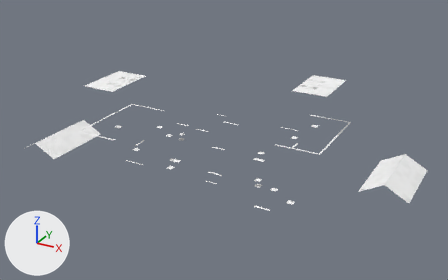
What one commit did to the glTF model crates/client/assets/models/pithead/pithead_snow.glb.
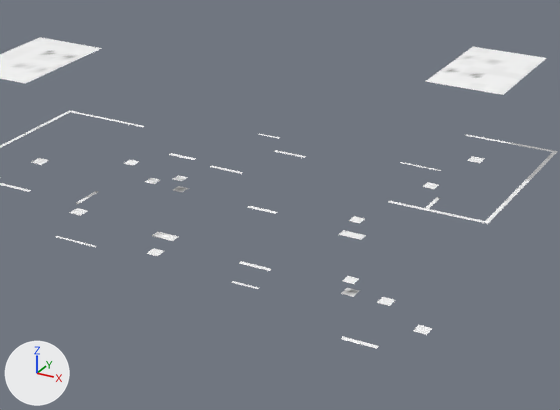
Each version is shown whole from a 50 mm lens placed at (53.1, -93.8, 52.6), pointed at (1.7, -0.3, 5.9), then close up on the part from 22% to 79% of the width and 19% to 85% of the height. The axes (+X, +Y, +Z) are drawn at lower left. The lights are the same throughout. The first two pictures are the older version. Vertices at exactly the same position are counted once.

The scene before the commit, as lines of its bpy script (objects in view):
```python
me_snow = bpy.data.meshes.new('snow')
me_snow.from_pydata(...)  # 2690 vertices, 4208 faces; spans x -36.4..36.4, y -14.9..14.9, z 1.1..16.8
me_snow.materials.append(mat_defaultmaterial)
ob_snow = bpy.data.objects.new('snow', me_snow)
ob_snow.location = (0.0, 0.0, 0.0)
```
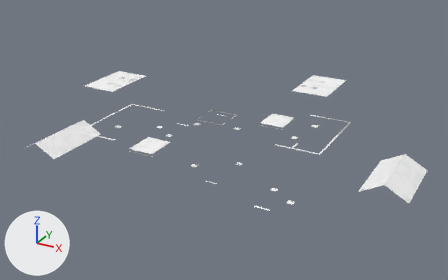
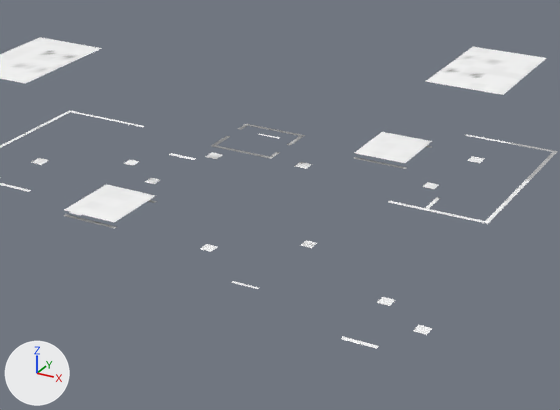
Where the change shows, as pixel boxes (x1, y1, x2, y2) in the close-ups (560 x 410 px; the box of a moved part takes in the faces that stretch with it):
part 1 of me_snow, added
    after: (213, 136, 230, 145)
part 2 of me_snow, added
    after: (287, 136, 302, 145)
part 3 of me_snow, moved or reshaped
    before: (147, 248, 164, 256)
    after: (205, 153, 222, 159)
part 4 of me_snow, moved or reshaped
    before: (349, 216, 364, 223)
    after: (295, 162, 312, 169)
part 5 of me_snow, moved or reshaped
    before: (173, 186, 189, 192)
    after: (200, 244, 217, 252)
part 6 of me_snow, moved or reshaped
    before: (341, 288, 359, 297)
    after: (300, 240, 317, 248)
part 7 of me_snow, deleted
    before: (55, 150, 441, 284)
part 8 of me_snow, added
    after: (64, 124, 432, 228)

What the commit changed:
me_snow is used by ob_snow; location (0.0, 0.0, 0.0).
me_snow had 2690 vertices, 4208 faces and spanned x -36.4..36.4, y -14.9..14.9, z 1.1..16.8.
me_snow now has 3200 vertices, 5040 faces and spans x -36.4..36.4, y -14.9..14.9, z 0.2..16.8.
me_snow part 1: the loose piece of 21 vertices spanning x -7.8..-5.5, y 13.7..14.0, z 4.4 is copied, and the copy is multiplied about its middle by the matrix ((0.0, 1.01, 0.0), (1.01, 0.0, 0.0), (0.0, 0.0, -1.01)), then moved by (3.9, -15.3, 5.6); it spans x -2.9..-2.5, y -2.6..-0.3, z 10.0.
me_snow part 2: the loose piece of 21 vertices spanning x 5.5..7.8, y -14.0..-13.7, z 4.4 is copied, and the copy is multiplied about its middle by the matrix ((0.0, 1.01, 0.0), (1.01, 0.0, 0.0), (0.0, 0.0, -1.01)), then moved by (-3.9, 15.3, 5.6); it spans x 2.5..2.9, y 0.3..2.6, z 10.0.
me_snow part 3: the loose piece of 9 vertices spanning x -6.6..-5.4, y -7.6..-6.4, z 1.2 is moved by (2.2, 6.1, 7.0).
me_snow part 4: the loose piece of 9 vertices spanning x 5.4..6.6, y 6.4..7.6, z 1.2 is moved by (-2.2, -6.1, 7.0).
me_snow part 5: the loose piece of 9 vertices spanning x -12.0..-10.8, y 4.8..6.0, z 1.1 is moved by (7.8, -7.8, -0.9).
me_snow part 6: the loose piece of 9 vertices spanning x 10.8..12.0, y -6.0..-4.8, z 1.1 is moved by (-7.8, 7.8, -0.9).
me_snow part 7: 10 loose pieces with 228 vertices, spanning x -11.9..11.9, y -14.0..14.0, z 1.1..8.1, are deleted.
me_snow part 8: 696 vertices added at x -10.0..10.0, y -14.0..14.0, z 6.5..10.0.
